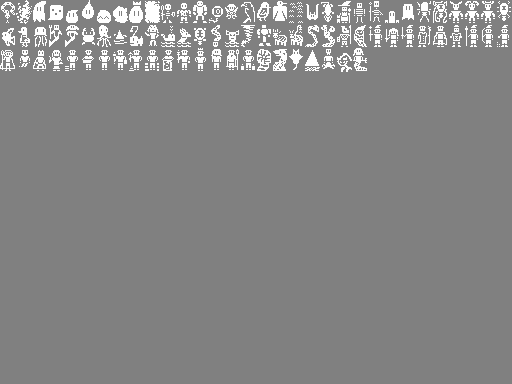
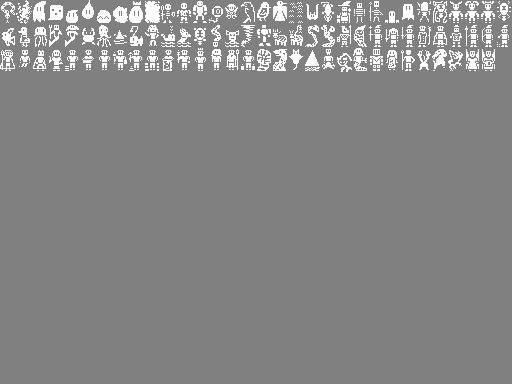
Layer changes from the first w=512, h=384 image to the second:
painted on "Background" over box(370, 49, 495, 71)
